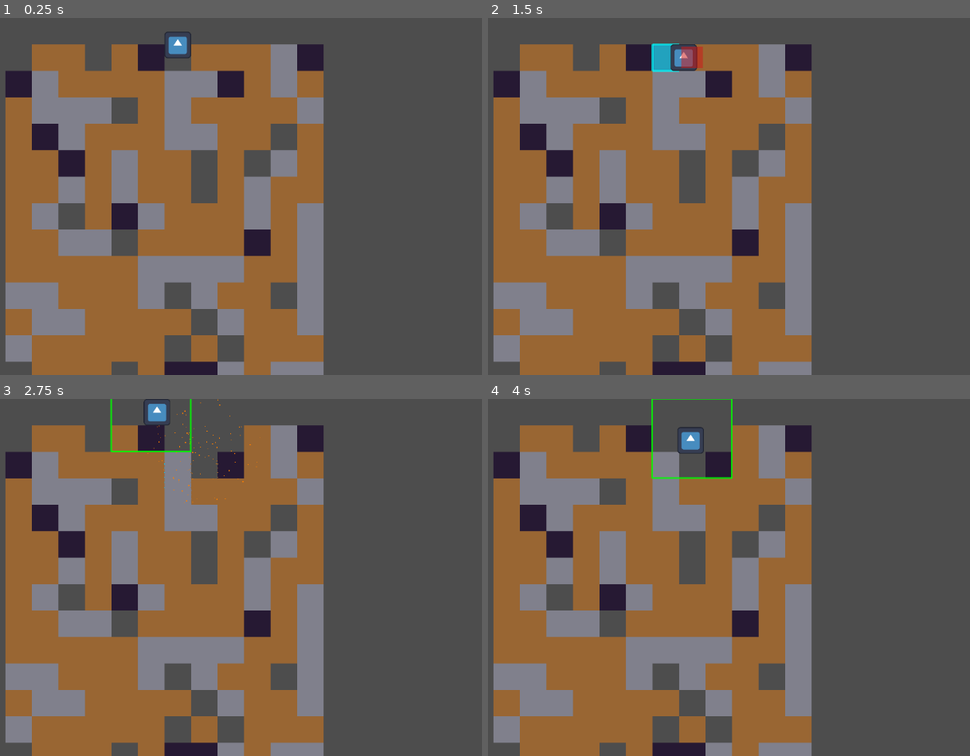
Above: before the commit, frames 1-4 (two rows, left to right).
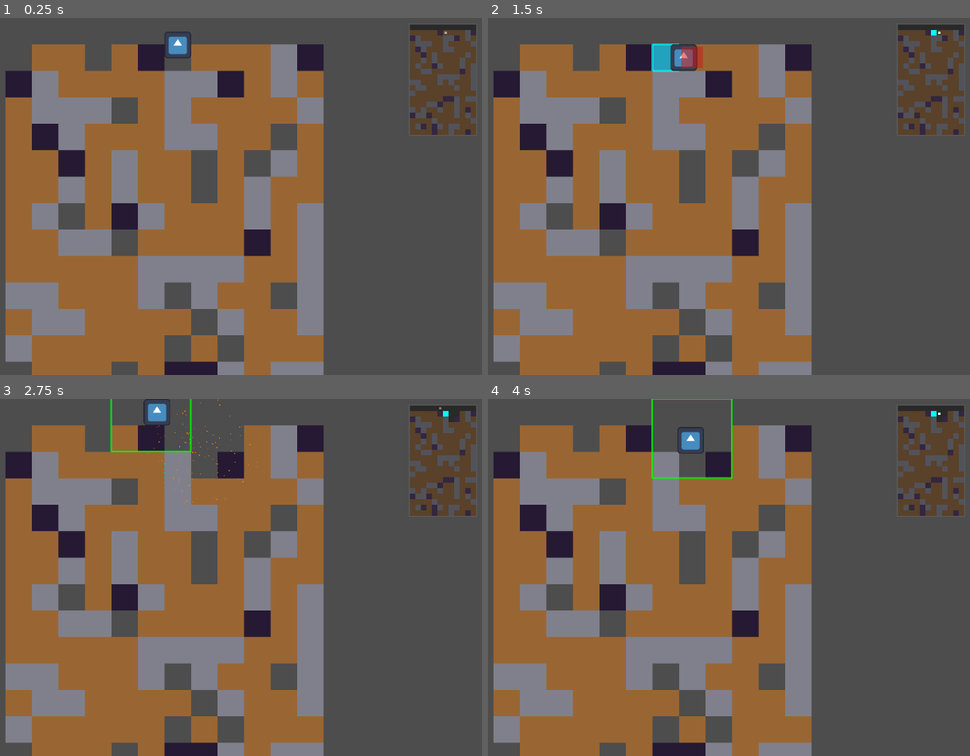
Above: after the commit, the same moments.

Repository: dongzhang2077/memory_dining
Game: Godot game, scene res://tests/test_player.tscn
Two runs of this game, one before a commit and one after it. Both use one fixed random seed, a clock stepped at 60 frames per second and the inputs below. The engine's default icon, where the game draws it, is replaced by a stand-in: a white triangle on a blue panel in a dark square.
Inputs (mouse positions are in pixels of both pictures, inside the frame that each line leads up to):
- Up to frame 1 (0.25 s): no input
- Up to frame 2 (1.5 s): tap Enter at 0.5 s; move the mouse to (791, 178) at 0.52 s; hold Right (move_right) from 0.53 s (still down); tap E (scan) at 0.6 s; click (791, 178) at 0.67 s; tap Up (move_up) at 0.77 s; click (791, 178) at 1.25 s; move the mouse to (526, 214) at 1.27 s; tap B (bomb) at 1.35 s
- Up to frame 3 (2.75 s): tap Up (move_up) at 1.52 s; tap E (scan) at 1.55, 2.3 s; tap R (restart) at 2 s; move the mouse to (226, 498) at 2.02 s; release Right (move_right) at 2.03 s; hold Left (move_left) from 2.03 s (still down); tap Space (dig) at 2.1 s
- Up to frame 4 (4 s): move the mouse to (622, 648) at 2.77 s; release Left (move_left) at 2.78 s; hold Right (move_right) from 2.78 s (still down); tap E (scan) at 2.85, 3.8 s; click (622, 648) at 2.92 s; tap Up (move_up) at 3.02, 3.77 s; move the mouse to (844, 631) at 3.52 s; click (844, 631) at 3.6 s

The runs differ from the first frame. In frame 1, 3.1% of the frame differs, in the area x 85-99%, y 1-33%; in frame 2, 3.1%; in frame 3, 3.1%; in frame 4, 3.1%.

Commit message:
mini map

Diff:
--- a/scripts/core/grid_visualizer.gd
+++ b/scripts/core/grid_visualizer.gd
@@ -122,8 +122,17 @@
 	sprite.name = "Sprite"
 	sprite.size = cell_size
 
-	# Set color based on block type
-	var color = block_colors.get(block_data.type, Color.WHITE)
+	# Determine display color based on block type and scanned status
+	var color: Color
+	var is_hidden_valuable = (block_data.type == BlockType.Type.TREASURE or block_data.type == BlockType.Type.ENERGY_CRYSTAL)
+
+	if is_hidden_valuable and not block_data.is_scanned:
+		# Hidden treasure/crystal - disguise as soft dirt
+		color = block_colors.get(BlockType.Type.SOFT_DIRT, Color.WHITE)
+	else:
+		# Normal block or scanned valuable - show true color
+		color = block_colors.get(block_data.type, Color.WHITE)
+
 	sprite.color = color
 
 	# Adjust visibility based on block data
@@ -131,7 +140,7 @@
 		sprite.modulate.a = 0.0  # Invisible
 		# Also disable collision for invisible blocks
 		collision.disabled = true
-	elif block_data.is_scanned and (block_data.type == BlockType.Type.TREASURE or block_data.type == BlockType.Type.ENERGY_CRYSTAL):
+	elif block_data.is_scanned and is_hidden_valuable:
 		# Scanned blocks: show with distinct border and pulsing effect
 		_add_scanned_effect(block_node, sprite, block_data.type)
 
--- /dev/null
+++ b/scripts/ui/mini_map.gd
@@ -0,0 +1,274 @@
+class_name MiniMap
+extends Control
+
+## MiniMap UI Component
+## Displays an overview of the entire level with player position
+## 小地图UI组件
+## 显示整个关卡概览和玩家位置
+
+@export var grid_system_path: NodePath
+@export var grid_visualizer_path: NodePath
+@export var player_path: NodePath
+
+## Size configuration
+@export var map_width: int = 120
+@export var map_height: int = 200
+@export var border_width: int = 2
+@export var border_color: Color = Color(0.4, 0.4, 0.4, 0.8)
+@export var background_color: Color = Color(0.1, 0.1, 0.1, 0.7)
+
+## Player marker configuration
+@export var player_marker_color: Color = Color(1.0, 1.0, 1.0, 1.0)
+@export var player_marker_size: float = 4.0
+
+## References
+var grid_system: GridSystem
+var grid_visualizer: GridVisualizer
+var player: Player
+
+## Internal nodes
+var viewport_container: SubViewportContainer
+var viewport: SubViewport
+var mini_camera: Camera2D
+var player_marker: ColorRect
+var border: ColorRect
+var background: ColorRect
+
+func _ready():
+	# Resolve references
+	if grid_system_path:
+		grid_system = get_node(grid_system_path) as GridSystem
+	if grid_visualizer_path:
+		grid_visualizer = get_node(grid_visualizer_path) as GridVisualizer
+	if player_path:
+		player = get_node(player_path) as Player
+
+	if grid_system == null:
+		push_error("MiniMap: GridSystem not assigned!")
+		return
+
+	# Setup the minimap UI
+	_setup_minimap()
+
+func _setup_minimap():
+	# Set control size
+	custom_minimum_size = Vector2(map_width + border_width * 2, map_height + border_width * 2)
+	size = custom_minimum_size
+
+	# Create background
+	background = ColorRect.new()
+	background.name = "Background"
+	background.size = Vector2(map_width + border_width * 2, map_height + border_width * 2)
+	background.color = background_color
+	add_child(background)
+
+	# Create border (as 4 rects)
+	_create_border()
+
+	# Create SubViewportContainer
+	viewport_container = SubViewportContainer.new()
+	viewport_container.name = "ViewportContainer"
+	viewport_container.position = Vector2(border_width, border_width)
+	viewport_container.size = Vector2(map_width, map_height)
+	viewport_container.stretch = true
+	add_child(viewport_container)
+
+	# Create SubViewport
+	viewport = SubViewport.new()
+	viewport.name = "Viewport"
+	viewport.size = Vector2i(map_width, map_height)
+	viewport.transparent_bg = true
+	viewport.handle_input_locally = false
+	viewport.gui_disable_input = true
+	viewport_container.add_child(viewport)
+
+	# Create camera for minimap
+	mini_camera = Camera2D.new()
+	mini_camera.name = "MiniCamera"
+	viewport.add_child(mini_camera)
+
+	# Calculate camera position and zoom to fit entire grid
+	_update_camera()
+
+	# Create player marker (on top of viewport)
+	player_marker = ColorRect.new()
+	player_marker.name = "PlayerMarker"
+	player_marker.size = Vector2(player_marker_size, player_marker_size)
+	player_marker.color = player_marker_color
+	player_marker.z_index = 100
+	add_child(player_marker)
+
+	# Start player marker blinking
+	_start_marker_blink()
+
+	# Wait for grid to initialize if needed
+	if grid_system.grid.is_empty():
+		grid_system.grid_initialized.connect(_on_grid_initialized)
+	else:
+		_copy_grid_visuals()
+
+func _create_border():
+	# Top border
+	var top = ColorRect.new()
+	top.size = Vector2(map_width + border_width * 2, border_width)
+	top.color = border_color
+	add_child(top)
+
+	# Bottom border
+	var bottom = ColorRect.new()
+	bottom.position = Vector2(0, map_height + border_width)
+	bottom.size = Vector2(map_width + border_width * 2, border_width)
+	bottom.color = border_color
+	add_child(bottom)
+
+	# Left border
+	var left = ColorRect.new()
+	left.position = Vector2(0, border_width)
+	left.size = Vector2(border_width, map_height)
+	left.color = border_color
+	add_child(left)
+
+	# Right border
+	var right = ColorRect.new()
+	right.position = Vector2(map_width + border_width, border_width)
+	right.size = Vector2(border_width, map_height)
+	right.color = border_color
+	add_child(right)
+
+func _update_camera():
+	if grid_system == null or mini_camera == null:
+		return
+
+	# Calculate the grid world size
+	var grid_world_width = grid_system.grid_width * grid_system.cell_size.x
+	var grid_world_height = grid_system.grid_height * grid_system.cell_size.y
+
+	# Center camera on grid
+	mini_camera.position = Vector2(grid_world_width / 2, grid_world_height / 2)
+
+	# Calculate zoom to fit entire grid in viewport
+	var zoom_x = float(map_width) / grid_world_width
+	var zoom_y = float(map_height) / grid_world_height
+	var zoom_factor = min(zoom_x, zoom_y)
+
+	mini_camera.zoom = Vector2(zoom_factor, zoom_factor)
+
+func _on_grid_initialized(width: int, height: int):
+	_update_camera()
+	_copy_grid_visuals()
+
+func _copy_grid_visuals():
+	# We need to duplicate the grid visualizer into our viewport
+	# This is tricky - instead, we'll create a simplified version
+	# that just shows colored blocks
+
+	# Clear existing children (except camera)
+	for child in viewport.get_children():
+		if child != mini_camera:
+			child.queue_free()
+
+	# Create a simple grid representation
+	var mini_grid = Node2D.new()
+	mini_grid.name = "MiniGrid"
+	viewport.add_child(mini_grid)
+
+	# Connect to grid changes to update minimap
+	if not grid_system.block_changed.is_connected(_on_block_changed):
+		grid_system.block_changed.connect(_on_block_changed)
+
+	# Draw initial grid
+	_redraw_grid(mini_grid)
+
+func _redraw_grid(mini_grid: Node2D):
+	# Clear existing
+	for child in mini_grid.get_children():
+		child.queue_free()
+
+	# Draw each block
+	for col in range(grid_system.grid_width):
+		for row in range(grid_system.grid_height):
+			var pos = Vector2i(col, row)
+			var block = grid_system.get_block(pos)
+
+			if block != null:
+				_create_mini_block(mini_grid, pos, block)
+
+func _create_mini_block(parent: Node2D, pos: Vector2i, block: BlockData):
+	var block_rect = ColorRect.new()
+	block_rect.name = "Block_%d_%d" % [pos.x, pos.y]
+	block_rect.size = grid_system.cell_size
+	block_rect.position = grid_system.grid_to_world(pos)
+
+	# Determine color based on block type and scanned status
+	var color: Color
+	var is_hidden_valuable = (block.type == BlockType.Type.TREASURE or block.type == BlockType.Type.ENERGY_CRYSTAL)
+
+	if block.is_scanned and is_hidden_valuable:
+		# Scanned valuable blocks - show distinct bright colors
+		if block.type == BlockType.Type.TREASURE:
+			color = Color(1.0, 0.85, 0.0, 1.0)  # Bright gold
+		else:
+			color = Color(0.0, 1.0, 1.0, 1.0)  # Bright cyan
+	elif is_hidden_valuable:
+		# Hidden (not scanned) treasure/crystal - disguise as soft dirt
+		color = Color(0.5, 0.35, 0.2, 0.8)  # Same as soft dirt
+	else:
+		# Normal block colors
+		match block.type:
+			BlockType.Type.SOFT_DIRT:
+				color = Color(0.5, 0.35, 0.2, 0.8)
+			BlockType.Type.HARD_STONE:
+				color = Color(0.45, 0.45, 0.5, 0.8)
+			BlockType.Type.UNBREAKABLE:
+				color = Color(0.2, 0.15, 0.25, 1.0)
+			_:
+				color = Color(0.5, 0.5, 0.5, 0.8)
+
+	block_rect.color = color
+	parent.add_child(block_rect)
+
+func _on_block_changed(pos: Vector2i, block_data: BlockData):
+	# Update the specific block in minimap
+	var mini_grid = viewport.get_node_or_null("MiniGrid")
+	if mini_grid == null:
+		return
+
+	# Find and remove old block
+	var old_block = mini_grid.get_node_or_null("Block_%d_%d" % [pos.x, pos.y])
+	if old_block != null:
+		old_block.queue_free()
+
+	# Create new block if exists
+	if block_data != null:
+		_create_mini_block(mini_grid, pos, block_data)
+
+func _process(delta: float):
+	_update_player_marker()
+
+func _update_player_marker():
+	if player == null or player_marker == null or grid_system == null:
+		return
+
+	# Calculate player position on minimap
+	var player_grid_pos = player.grid_position
+	var player_world_pos = grid_system.grid_to_world(player_grid_pos)
+
+	# Calculate grid world size
+	var grid_world_width = grid_system.grid_width * grid_system.cell_size.x
+	var grid_world_height = grid_system.grid_height * grid_system.cell_size.y
+
+	# Convert to minimap coordinates
+	var map_x = (player_world_pos.x / grid_world_width) * map_width + border_width
+	var map_y = (player_world_pos.y / grid_world_height) * map_height + border_width
+
+	# Center the marker
+	player_marker.position = Vector2(
+		map_x + grid_system.cell_size.x / grid_world_width * map_width / 2 - player_marker_size / 2,
+		map_y + grid_system.cell_size.y / grid_world_height * map_height / 2 - player_marker_size / 2
+	)
+
+func _start_marker_blink():
+	var tween = create_tween()
+	tween.set_loops()
+	tween.tween_property(player_marker, "modulate:a", 0.3, 0.4)
+	tween.tween_property(player_marker, "modulate:a", 1.0, 0.4)
--- a/tests/test_player.tscn
+++ b/tests/test_player.tscn
@@ -5,6 +5,7 @@
 [ext_resource type="Script" uid="uid://bmymijel7vfou" path="res://scripts/core/grid_system.gd" id="3_grid_system"]
 [ext_resource type="Script" uid="uid://bx4t7tje2iv8b" path="res://scripts/core/grid_visualizer.gd" id="4_grid_visualizer"]
 [ext_resource type="Texture2D" uid="uid://bfpdumj1jnyso" path="res://icon.svg" id="5_vrrax"]
+[ext_resource type="Script" uid="uid://ca0u78gbqre6l" path="res://scripts/ui/mini_map.gd" id="6_mini_map"]
 
 [sub_resource type="RectangleShape2D" id="RectangleShape2D_1"]
 size = Vector2(24, 28)
@@ -42,3 +43,20 @@
 script = ExtResource("4_grid_visualizer")
 grid_system_path = NodePath("../GridSystem")
 player_path = NodePath("../Player")
+
+[node name="CanvasLayer" type="CanvasLayer" parent="." unique_id=1719780785]
+
+[node name="MiniMap" type="Control" parent="CanvasLayer" unique_id=824595701]
+layout_mode = 3
+anchors_preset = 1
+anchor_left = 1.0
+anchor_right = 1.0
+offset_left = -134.0
+offset_top = 10.0
+offset_right = -10.0
+offset_bottom = 214.0
+grow_horizontal = 0
+script = ExtResource("6_mini_map")
+grid_system_path = NodePath("../../GridSystem")
+grid_visualizer_path = NodePath("../../GridVisualizer")
+player_path = NodePath("../../Player")
Not shown, added: scripts/ui/mini_map.gd.uid
